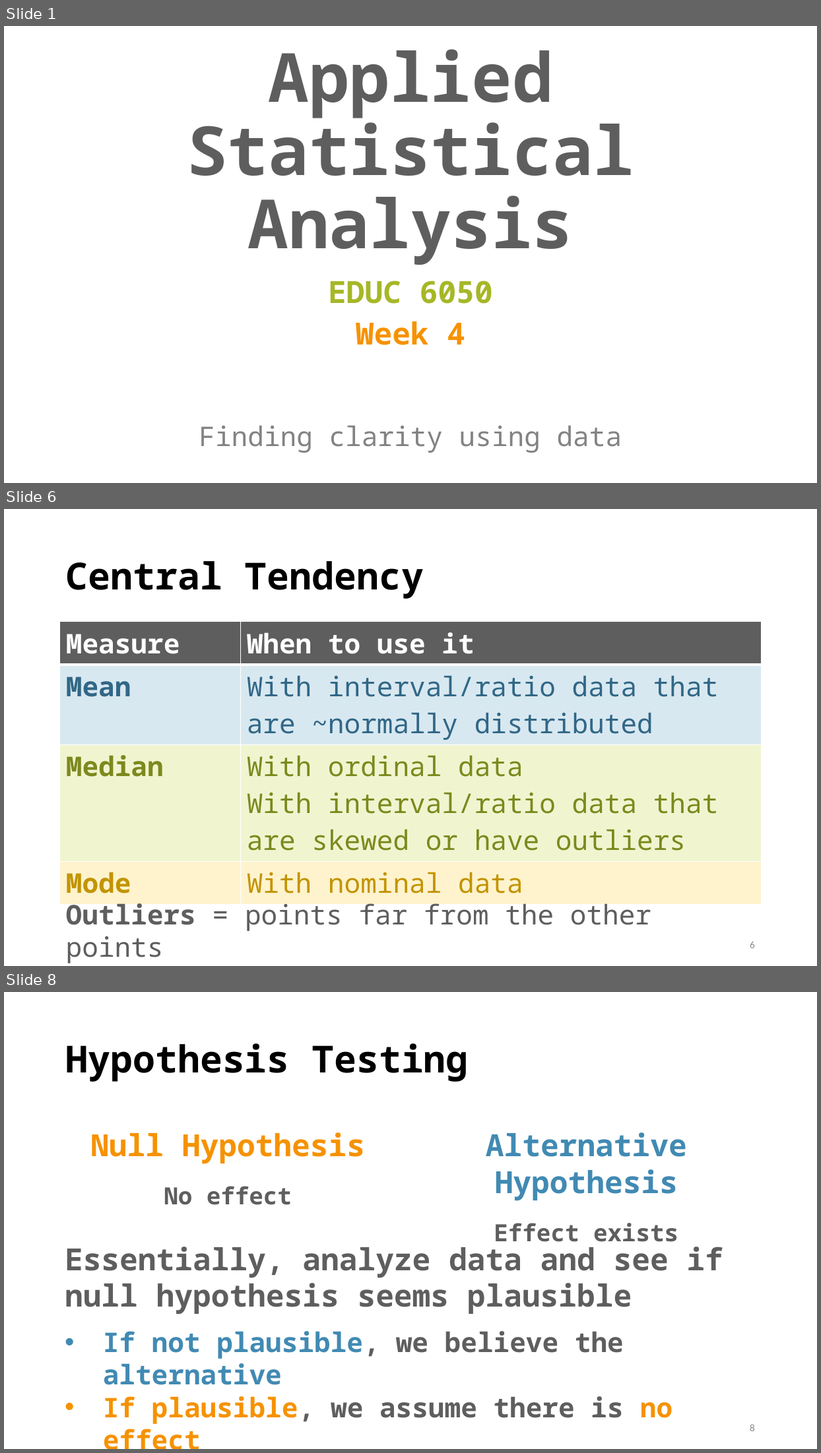
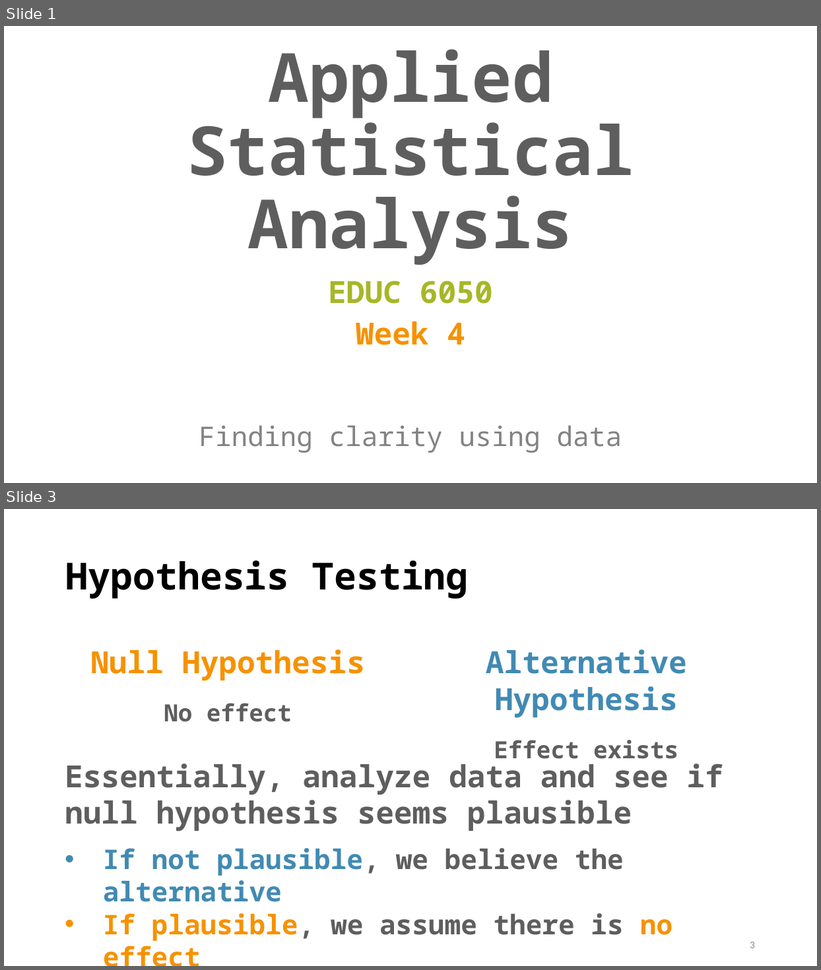
Before and after one commit to TysonStanley/EDU-6050, a slide deck: Slides/04_EDUC_6050_2018.pptx. Shown one above the other, each under a label of ours: slides 1, 6 and 8 before the commit, slides 1 and 3 after it; the slides between them are not shown. The pictures are 821x1453 and 821x970 pixels, drawn with LibreOffice and Linux fonts; fonts in the diff are those of the drawing. Boxes give left, top, right and bottom in pixels: in the first picture for what was removed or moved away, otherwise in the second. Text is boxed around its words. In the diff, an @@ line names an element or a change of style, - is before the commit and + after.

```diff
--- a/Slides/04_EDUC_6050_2018.pptx
+++ b/Slides/04_EDUC_6050_2018.pptx
@@ slide 6 removed at <box>4,509,817,966</box>, background #FFFFFF @@
@@ title removed at <box>66,561,424,599</box> @@
-Central Tendency
@@ table removed at <box>60,622,762,896</box>, 4 rows, 2 columns @@
-Measure | When to use it
-Mean | With interval/ratio data that are ~normally distributed
-Median | With ordinal data / With interval/ratio data that are skewed or have outliers
-Mode | With nominal data
@@ text removed at <box>66,900,651,964</box> @@
-Outliers = points far from the other points
@@ page number removed at <box>750,941,755,949</box> @@
-6
@@ what was slide 8 is now slide 3 @@
@@ page number at <box>750,942,755,949</box>: text changed @@
-8
+3
```
Also in this commit, not shown: 4 slides changed, 2 slides added, 8 other slides removed, 1 other file.
